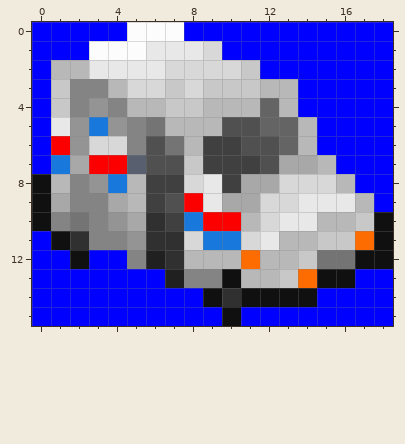
Edited in one commit: pixel-art file (src/gfx/usps/llv/usps_llv_04_open.aseprite). The first picture shows the starting point.
19x16 pixels, 1 frame.
After:
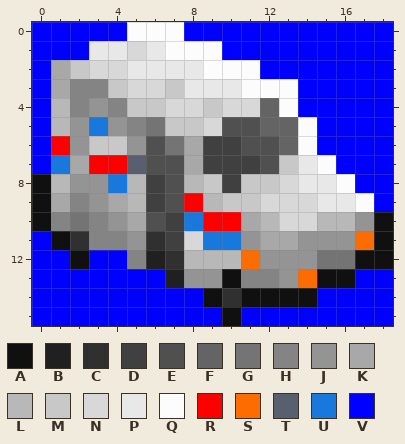
Palette (. is transparent): A #101010  B #202020  C #303030  D #404040  E #505050  F #646464  G #747474  H #848484  J #949494  K #a8a8a8  L #b8b8b8  M #c8c8c8  N #d8d8d8  P #e8e8e8  Q #fcfcfc  R #fc0000  S #fc6c00  T #586070  U #1878dc  V #0000ff
The author wrote: Overhaul LLV sprite shading & fix bounding box offset
Changes in this commit:
layer "Layer 4" added
layer "Layer 1" removed
layer "Layer 3" removed
Layers "Layer 2", "Layer 4":
Colour C gives way to colour D in row 11 at x 7.
Colour C gives way to colour E in row 10 at x 6.
Colour D gives way to colour E in row 8 at x 7.
Colour L gives way to colour H in row 13 at x 11 to 12.
Colour H gives way to colour J in row 6 at x 5; in row 8 at x 2; in row 9 at x 3; in row 13 at x 8 to 9.
Colour L gives way to colour J in row 11 at x 14; in row 12 at x 12 to 13.
Colour M gives way to colour J in row 10 at x 17; in row 11 at x 15 to 16; in row 12 at x 14; in row 13 at x 13.
Colour N gives way to colour J in row 11 at x 11.
Colour L gives way to colour K in row 2 at x 1; in row 6 at x 8; in row 10 at x 11; in row 11 at x 13.
Colour M gives way to colour K in row 3 at x 1; in row 7 at x 8.
Colour P gives way to colour K in row 11 at x 12.
Colour M gives way to colour L in row 4 at x 1.
Colour N gives way to colour L in row 8 at x 8; in row 10 at x 12.
Colour P gives way to colour L in row 5 at x 1; in row 9 at x 9.
Colour K gives way to colour M in row 7 at x 13; in row 8 at x 11 to 12; in row 9 at x 10 to 11.
Colour L gives way to colour M in row 2 at x 2; in row 3 at x 4; in row 4 at x 5 to 6 and 9; in row 5 at x 7 to 8.
Colour N gives way to colour M in row 6 at x 3 to 4.
Colour P gives way to colour M in row 8 at x 9.
Colour L gives way to colour N in row 4 at x 10 to 11; in row 5 at x 9.
Colour M gives way to colour N in row 4 at x 7 to 8.
Colour P gives way to colour N in row 2 at x 3 to 4; in row 9 at x 14; in row 10 at x 13 to 14.
Colour Q gives way to colour N in row 1 at x 5.
Colour K gives way to colour P in row 7 at x 14.
Colour M gives way to colour P in row 3 at x 9 to 10.
Colour N gives way to colour P in row 2 at x 7 to 8; in row 3 at x 8; in row 8 at x 14 to 15.
Colour Q gives way to colour P in row 1 at x 3 to 4.
Colour L gives way to colour Q in row 3 at x 12 to 13; in row 4 at x 13; in rows 5 to 6 at x 14; in row 7 at x 15; in row 8 at x 16; in row 9 at x 17.
Colour M gives way to colour Q in rows 2 to 3 at x 11.
Colour N gives way to colour Q in row 1 at x 9; in row 2 at x 9 to 10.
Colour P gives way to colour Q in row 1 at x 7 to 8.
Changed places in both pictures, as pixel boxes (x1, y1, x2, y2):
changed: (51, 41, 374, 288)
